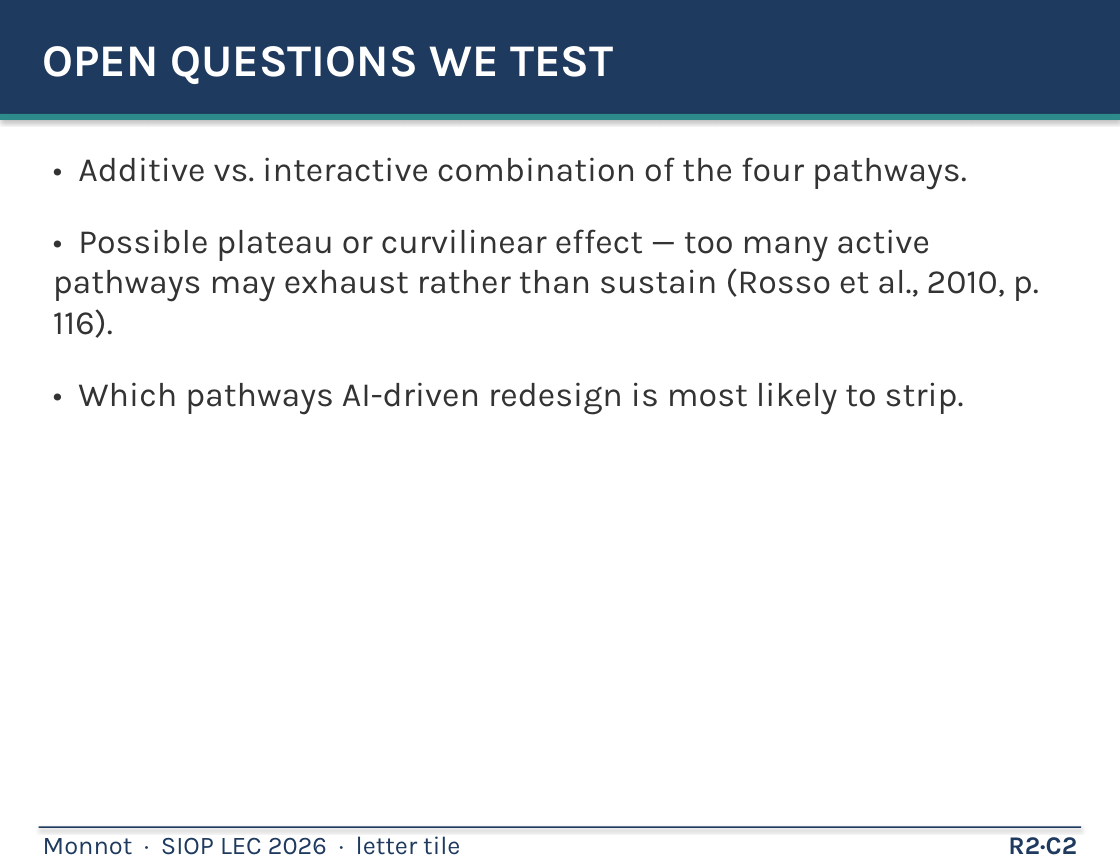
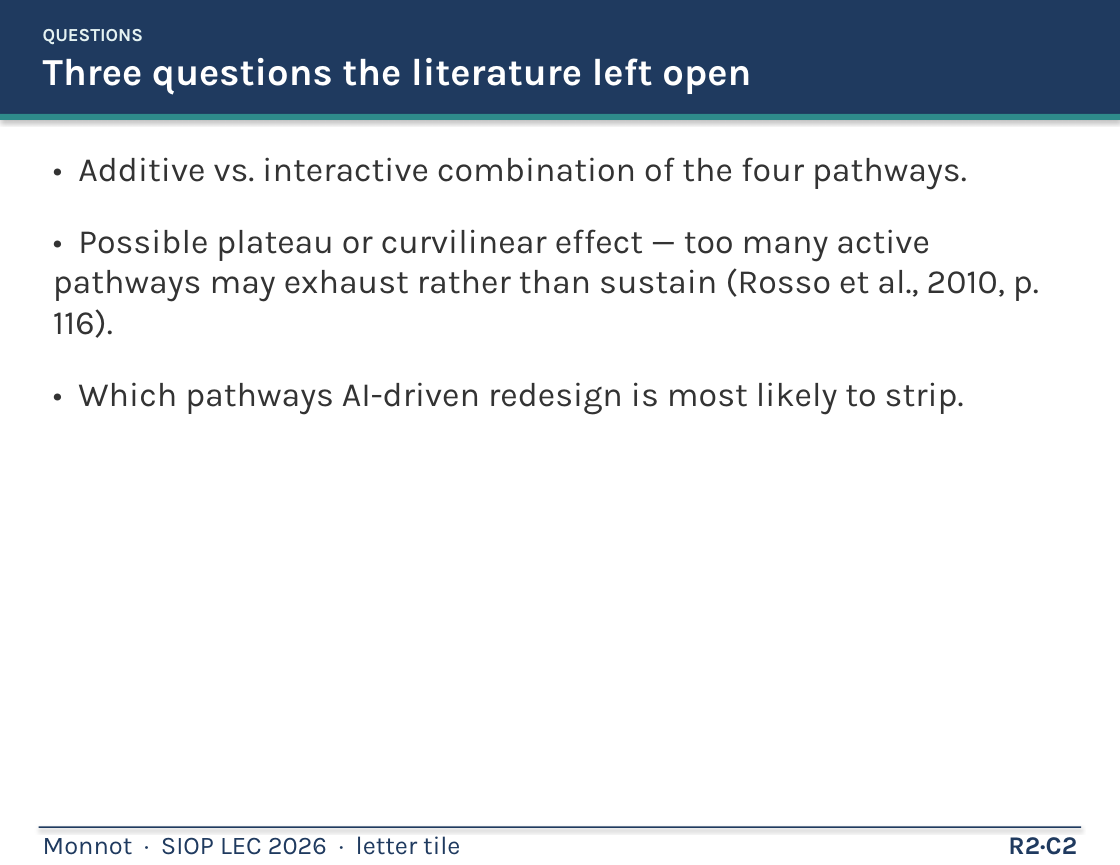
Before and after one commit to mjmonnot/mjmonnot.github.io, a slide deck: slide 6 of lec-2026/assets/Monnot_Poster_v5.pptx. Drawn at 1120x865 pixels with LibreOffice and Linux fonts; fonts in the diff are those of the drawing. Boxes give left, top, right and bottom in pixels: in the first picture for what was removed or moved away, otherwise in the second. Text is boxed around its words. In the diff, an @@ line names an element or a change of style, - is before the commit and + after.

```diff
--- a/lec-2026/assets/Monnot_Poster_v5.pptx
+++ b/lec-2026/assets/Monnot_Poster_v5.pptx
@@ text at <box>43,29,751,95</box>: text changed; size 32 to 27 pt @@
-OPEN QUESTIONS WE TEST
+QUESTIONS
+Three questions the literature left open
```
Also in this commit, not shown: 18 other slides changed, 6 other files.
